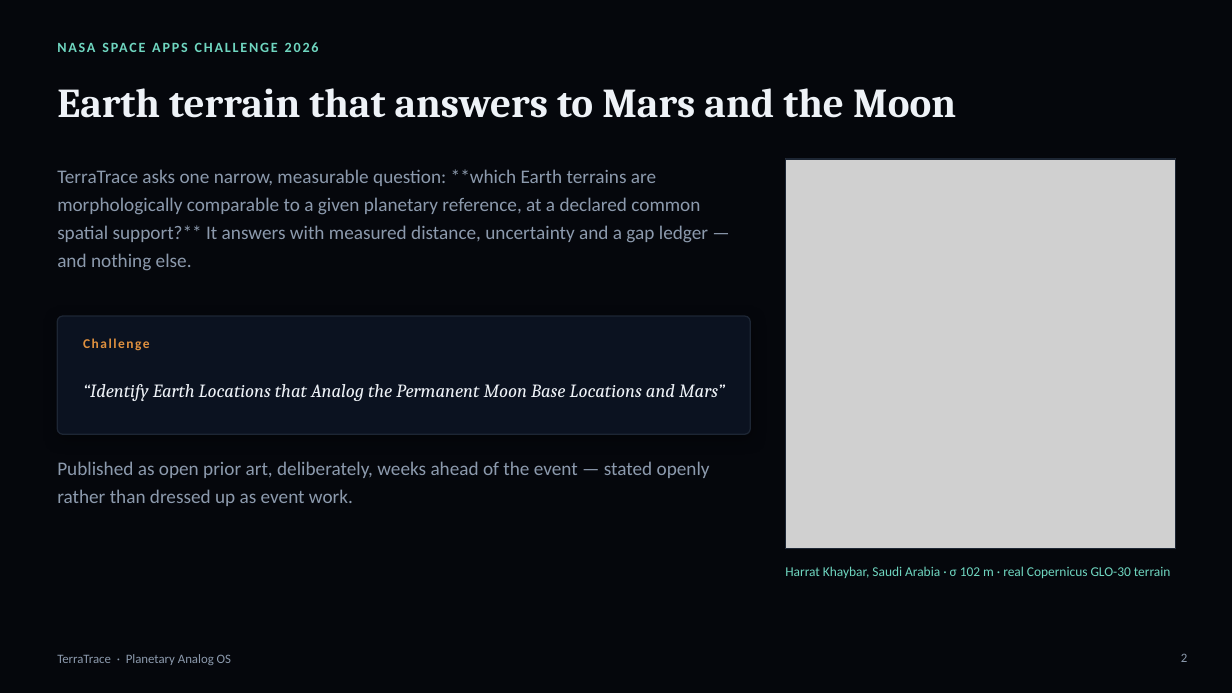
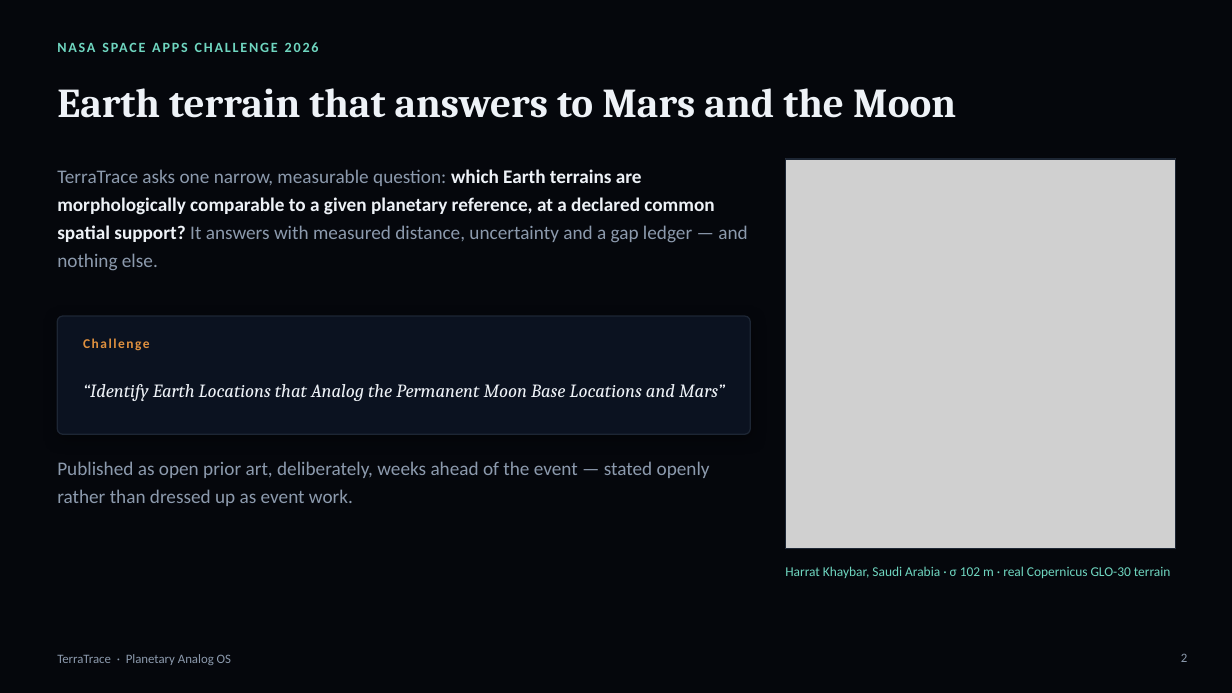
Before and after one commit to pal-123456789/terratrace, a slide deck: slide 2 of TerraTrace-deck.pptx. Drawn at 1232x693 pixels with LibreOffice and Linux fonts; fonts in the diff are those of the drawing; grey boxes stand for pictures. Boxes give left, top, right and bottom in pixels: in the first picture for what was removed or moved away, otherwise in the second. Text is boxed around its words. In the diff, an @@ line names an element or a change of style, - is before the commit and + after.

Commit message:
feat(lunar): real LOLA terrain, self-checking counts, reproducible deck
The lunar half of the challenge now runs on real lunar data, and every number
that describes the project is recomputed from source rather than typed.

Real lunar terrain (exploratory, not confirmatory)
- scripts/fetch_lola.py, scripts/lunar_site01_demo.py: NASA Goddard PGDA
  5 m/px south-polar Site01 (Connecting ridge), 16 km, sha256 3ba7b97c...
- The site is rough (slope 10.3-11.2 deg, relief 249-452 m) and exactly one
  Earth candidate is non-dominated at every declared support: the Nevada Basin
  & Range. The smooth non-volcanic controls that answered for Martian volcanic
  plains are the worst matches here. One site, three declared axes, no
  uncertainty propagation, no base-suitability claim; Mars excluded rather than
  forced below MOLA's resolution floor.
- docs/LUNAR-DEMONSTRATION.md (new); docs/LUNAR-STATUS.md from BLOCKED to the
  real position; website, README and deck corrected to match.

Mechanical guards, each verified against the defect it exists to catch
- the descriptor scalar count is window-dependent (288-291) and drifted twice --
  "200" reached a shipped slide and "210" a published page. Now measured as a
  range, and FEATURES.md / build_deck.js / make_cover.py are audited as prose.
- the source-count pattern missed an intervening adjective ("14 catalogued
  products") and any number wrapped in emphasis. Closing both found the deck,
  the project brief and the cover image all stating 14 where the registry
  holds 15. Arrow-progressions ("Suite 583 -> 686 tests") stay exempt.

Reproducibility
- scripts/make_deck_assets.py (new) renders the deck panels from the project's
  own DEMs. build_deck.js, make_cover.py and the demo script no longer read or
  write one machine's scratch directory, so a clone can rebuild them at all.
- The 2.1 GB global MOLA is windowed rather than loaded whole -- the discipline
  this project asks of everyone else.
- Inline **bold** is parsed into text runs instead of printing asterisks (it had
  reached slide 2). Slide 9's open-items block was over its card and its caption
  printed through the last bullet; both found by rasterising the deck and looking.

Verification: 863 tests / 93 modules, 0 failures; 51/51 oracles (hash 0e2c6a2e);
v3 config 98535076... and result bundle 4a4922e3... byte-identical to the frozen
values; doc-consistency guard clean.

```diff
--- a/TerraTrace-deck.pptx
+++ b/TerraTrace-deck.pptx
@@ text at (57,169,747,271): text changed @@
-TerraTrace asks one narrow, measurable question: **which Earth terrains are morphologically comparable to a given planetary reference, at a declared common spatial support?** It answers with measured distance, uncertainty and a gap ledger — and nothing else.
+TerraTrace asks one narrow, measurable question: which Earth terrains are morphologically comparable to a given planetary reference, at a declared common spatial support? It answers with measured distance, uncertainty and a gap ledger — and nothing else.
```
Also in this commit, not shown: 6 other slides changed, 27 other files.
